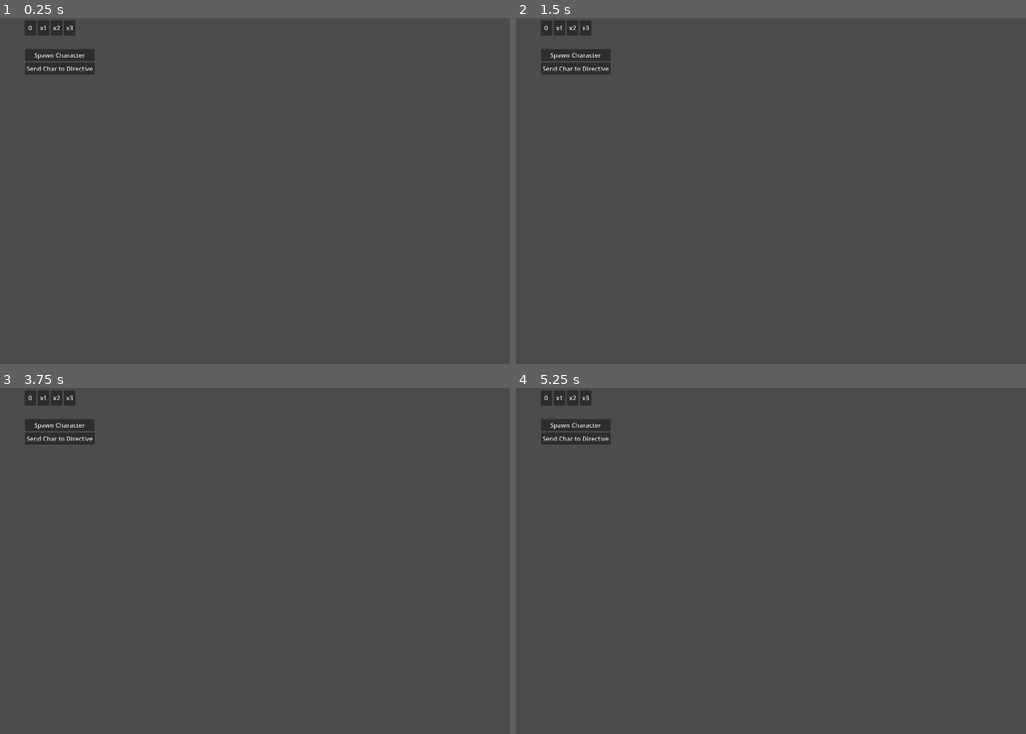
Above: before the commit, frames 1-4 (two rows, left to right).
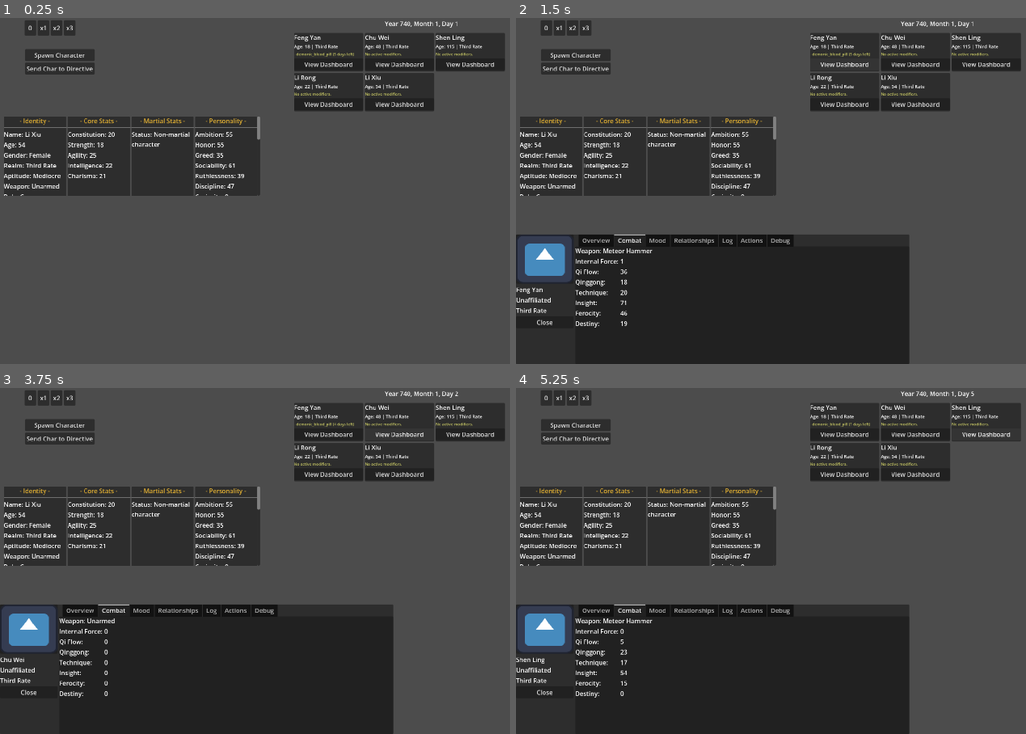
Above: after the commit, the same moments.

Repository: Chthonic-Studio/the_sect_master
Game: Godot game, scene res://Scenes/testing_grounds.tscn
The game is run twice, just before and just after one commit, with the same random seed, the same clock (stepped at 60 frames per second) and the same inputs. The engine's default icon, where the game draws it, is replaced by a stand-in: a white triangle on a blue panel in a dark square.
Inputs (mouse positions are in pixels of both pictures, inside the frame that each line leads up to):
- Up to frame 1 (0.25 s): no input
- Up to frame 2 (1.5 s): click "0" at 0.5 s; click (842, 62) at 1.25 s, where only the run after the commit has a clickable "View Dashboard"
- Up to frame 3 (3.75 s): click "x1" at 2 s; click "x2" at 2.75 s; click (397, 432) at 3.5 s, where only the run after the commit has a clickable "View Dashboard"
- Up to frame 4 (5.25 s): click "x3" at 4.25 s; click (985, 432) at 5 s, where only the run after the commit has a clickable "View Dashboard"

The runs differ from the first frame. In frame 1, 18% of the frame differs, in the area x 0-100%, y 0-52%; in frame 2, 46%; in frame 3, 46%, in the area x 0-100%, y 0-100%; in frame 4, 46%.
Error before the commit: Parse Error: Cannot find member "WORLD_GEN" in base "character_generator.gd.GenerationContext". (res://Scripts/Debug/testing_grounds.gd:76)

Commit message:
Lazy-load CharacterDashboard & refresh UI fixes
Remove CharacterDashboard/EventPopup instances from the test scene and add lazy instantiation/reuse of CharacterDashboard (preload constant, instance cache, ensure _ready registration) so debug opens use the same production-like flow. Change character generation to randomly pick between martial/peasant world-gen contexts and only auto-equip weapons for martial artists. Enhance character info refresh: add Role field, show martial stats only for martial artists, format state vars consistently, and prevent stale labels by tracking active keys per panel and hiding unused labels instead of destroying nodes. Also add a safe elders extraction (typed/assigned) in sect_data_container to avoid indexing missing rank lists.

Diff:
--- a/Scenes/testing_grounds.tscn
+++ b/Scenes/testing_grounds.tscn
@@ -1,8 +1,6 @@
 [gd_scene format=3 uid="uid://orxe6dw2vjou"]
 
 [ext_resource type="Script" uid="uid://c2h0cer1tsaxn" path="res://Scripts/Debug/testing_grounds.gd" id="1_gnny0"]
-[ext_resource type="PackedScene" uid="uid://bv6jc4jsyphvo" path="res://Scenes/UI/character_dashboard.tscn" id="2_dcuqf"]
-[ext_resource type="PackedScene" uid="uid://6u047732u82x" path="res://Scenes/UI/event_popup.tscn" id="3_abtgi"]
 
 [node name="TestingGrounds" type="Control" unique_id=137360398]
 layout_mode = 3
@@ -90,15 +88,3 @@
 [node name="DEBUG_SendLastCharToTestDirective" type="Button" parent="DEBUG_ButtonVbox" unique_id=617426505]
 layout_mode = 2
 text = "Send Char to Directive"
-
-[node name="CharacterDashboard" parent="." unique_id=1962542295 instance=ExtResource("2_dcuqf")]
-visible = false
-layout_mode = 1
-
-[node name="EventPopup" parent="." unique_id=1239546553 instance=ExtResource("3_abtgi")]
-visible = false
-layout_mode = 0
-offset_left = 0.0
-offset_top = 0.0
-offset_right = 475.0
-offset_bottom = 450.0
--- a/Scripts/Debug/testing_grounds.gd
+++ b/Scripts/Debug/testing_grounds.gd
@@ -13,10 +13,15 @@
 @onready var btn_x2: Button = $DEBUG_TimePanel/"x2"
 @onready var btn_x3: Button = $DEBUG_TimePanel/"x3"
 
+const CHARACTER_DASHBOARD_SCENE: PackedScene = preload("res://Scenes/UI/character_dashboard.tscn")
+
+var _character_dashboard_instance: CharacterDashboard = null
+
 # UI Caches for performance
 var _modifier_labels: Dictionary = {}
 var _panel_containers: Dictionary = {}
 var _detail_labels: Dictionary = {}
+var _panel_active_keys: Dictionary = {}
 
 var _inspected_character: CharacterData = null
 
@@ -73,13 +78,18 @@
 	_print_deep_debug_info(character)
 
 func _generate_and_display_character() -> CharacterData:
-	var new_character = CharacterGenerator.create_character(CharacterGenerator.GenerationContext.WORLD_GEN)
+	# Mixed world-gen context so debug catches both martial and non-martial paths
+	var context := CharacterGenerator.GenerationContext.WORLD_GEN_MARTIAL
+	if randf() < 0.35:
+		context = CharacterGenerator.GenerationContext.WORLD_GEN_PEASANT
+
+	var new_character = CharacterGenerator.create_character(context)
 
 	new_character.modifier_expired.connect(_on_modifier_expired)
 	_create_ui_card(new_character)
 
 	var available_weapons = DataManager.weapons_registry.keys()
-	if not available_weapons.is_empty():
+	if new_character.is_martial_artist and not available_weapons.is_empty():
 		new_character.equipped_weapon_id = available_weapons.pick_random()
 		new_character.recalculate_all_stats()
 
@@ -88,6 +98,36 @@
 	_refresh_character_info(new_character)
 
 	return new_character
+
+## Instantiates and registers CharacterDashboard once, then reuses it.
+func _ensure_character_dashboard() -> bool:
+	# Already alive and in tree
+	if _character_dashboard_instance != null and is_instance_valid(_character_dashboard_instance):
+		return true
+
+	# Instantiate lazily
+	var instance = CHARACTER_DASHBOARD_SCENE.instantiate()
+	if instance == null or not (instance is CharacterDashboard):
+		printerr("TestingGrounds: Failed to instantiate CharacterDashboard scene.")
+		return false
+
+	_character_dashboard_instance = instance as CharacterDashboard
+
+	# Add to tree so _ready() runs and self-registers in UIManager
+	get_tree().root.add_child(_character_dashboard_instance)
+
+	# Wait one frame to guarantee _ready registration path completed
+	await get_tree().process_frame
+
+	return true
+
+## Opens the character dashboard in production-like flow (instantiate -> register -> open).
+func _open_character_dashboard(character: CharacterData) -> void:
+	var ok = await _ensure_character_dashboard()
+	if not ok:
+		return
+
+	UIManager.open_panel("character_dashboard", character)
 
 func _create_ui_card(character: CharacterData) -> void:
 	var card = PanelContainer.new()
@@ -120,7 +160,7 @@
 	var open_dashboard_btn = Button.new()
 	open_dashboard_btn.text = "View Dashboard"
 	open_dashboard_btn.pressed.connect(func():
-		UIManager.open_panel("character_dashboard", character)
+		_open_character_dashboard(character)
 	)
 	vbox.add_child(open_dashboard_btn)
 	# -------------------------------------------------
@@ -154,14 +194,14 @@
 
 ## Refreshes the UIs at the bottom. No longer destroys/recreates nodes if they already exist.
 func _refresh_character_info(character: CharacterData) -> void:
-
 	_update_info_panel("Identity", {
 		"Name": character.get_full_name(),
 		"Age": str(character.age),
 		"Gender": Definitions.Gender.keys()[character.gender].capitalize(),
 		"Realm": Definitions.MartialRealm.keys()[character.current_realm].capitalize(),
 		"Aptitude": Definitions.Aptitude.keys()[character.aptitude].capitalize(),
-		"Weapon": character.equipped_weapon_id if character.equipped_weapon_id != "" else "Unarmed"
+		"Weapon": character.equipped_weapon_id if character.equipped_weapon_id != "" else "Unarmed",
+		"Role": "Martial Artist" if character.is_martial_artist else "Commoner"
 	})
 
 	var core_stats = {}
@@ -170,8 +210,11 @@
 	_update_info_panel("Core Stats", core_stats)
 
 	var martial_stats = {}
-	for ms in Definitions.MartialStat.values():
-		martial_stats[Definitions.MartialStat.keys()[ms].capitalize()] = str(character.get_martial_stat(ms))
+	if character.is_martial_artist:
+		for ms in Definitions.MartialStat.values():
+			martial_stats[Definitions.MartialStat.keys()[ms].capitalize()] = str(character.get_martial_stat(ms))
+	else:
+		martial_stats["Status"] = "Non-martial character"
 	_update_info_panel("Martial Stats", martial_stats)
 
 	var personality = {}
@@ -188,10 +231,9 @@
 	_update_info_panel("Traits", {"Active": traits_str})
 
 	# --- NEW AI VISUALIZATION PANELS ---
-
 	var states = {}
 	for k in character.state_vars:
-		states[k.capitalize()] = "%.1f" % character.state_vars[k] # Formats float to 1 decimal
+		states[k.capitalize()] = "%.1f" % character.state_vars[k]
 	_update_info_panel("State Vars", states)
 
 	var needs_data = {}
@@ -212,15 +254,13 @@
 	if character.current_directive != null:
 		directive_data["Active Mission"] = character.current_directive.id
 		directive_data["Days Remaining"] = str(character.current_directive.duration_remaining)
-		# Optionally, show how grueling it is:
 		directive_data["Fatigue Rate"] = "+%.1f/day" % character.current_directive.decay_modifiers.get("fatigue_rate", 5.0)
 	else:
 		directive_data["Active Mission"] = "None"
 		directive_data["Days Remaining"] = "0"
-
 	_update_info_panel("Directives", directive_data)
 
-## Highly optimized procedural UI. Builds the nodes once, then just updates their strings.
+## Highly optimized procedural UI. Builds nodes once, updates strings, and hides stale labels.
 func _update_info_panel(title: String, data: Dictionary) -> void:
 	var vbox: VBoxContainer
 
@@ -243,14 +283,19 @@
 		char_info_grid.add_child(panel)
 
 		_panel_containers[title] = vbox
+		_panel_active_keys[title] = {}
 	else:
 		vbox = _panel_containers[title]
 
-	# Update or create the individual labels
+	# Mark keys used this refresh for stale-label cleanup
+	var active_keys := {}
+
+	# Update or create labels
 	for key in data:
 		var map_key = title + "_" + key
+		active_keys[map_key] = true
+
 		var label: Label
-
 		if _detail_labels.has(map_key):
 			label = _detail_labels[map_key]
 		else:
@@ -260,6 +305,15 @@
 			_detail_labels[map_key] = label
 
 		label.text = key + ": " + str(data[key])
+		label.show()
+
+	# Hide stale labels from previous larger data snapshots
+	var previous_keys: Dictionary = _panel_active_keys.get(title, {})
+	for old_key in previous_keys:
+		if not active_keys.has(old_key) and _detail_labels.has(old_key):
+			_detail_labels[old_key].hide()
+
+	_panel_active_keys[title] = active_keys
 
 func _on_test_directive_pressed() -> void:
 	if _inspected_character == null or not _inspected_character.is_alive:
--- a/Scripts/Sects/sect_data_container.gd
+++ b/Scripts/Sects/sect_data_container.gd
@@ -328,7 +328,9 @@
 		return
 
 	# Otherwise, we must consult the Elders
-	var elders = members_by_rank.get(Definitions.SectRank.ELDER, [])
+	var elders: Array[String] = []
+	if members_by_rank.has(Definitions.SectRank.ELDER):
+		elders.assign(members_by_rank[Definitions.SectRank.ELDER])
 
 	# If there are no elders, the master naturally has absolute authority by default
 	if elders.is_empty():
